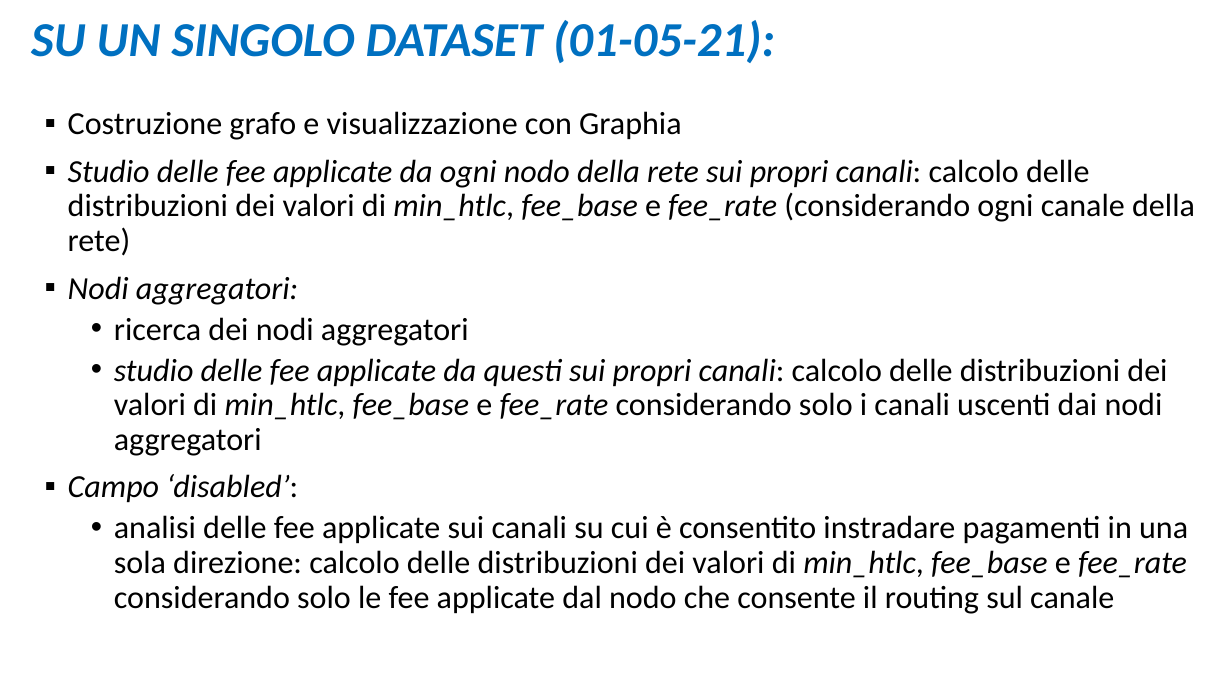
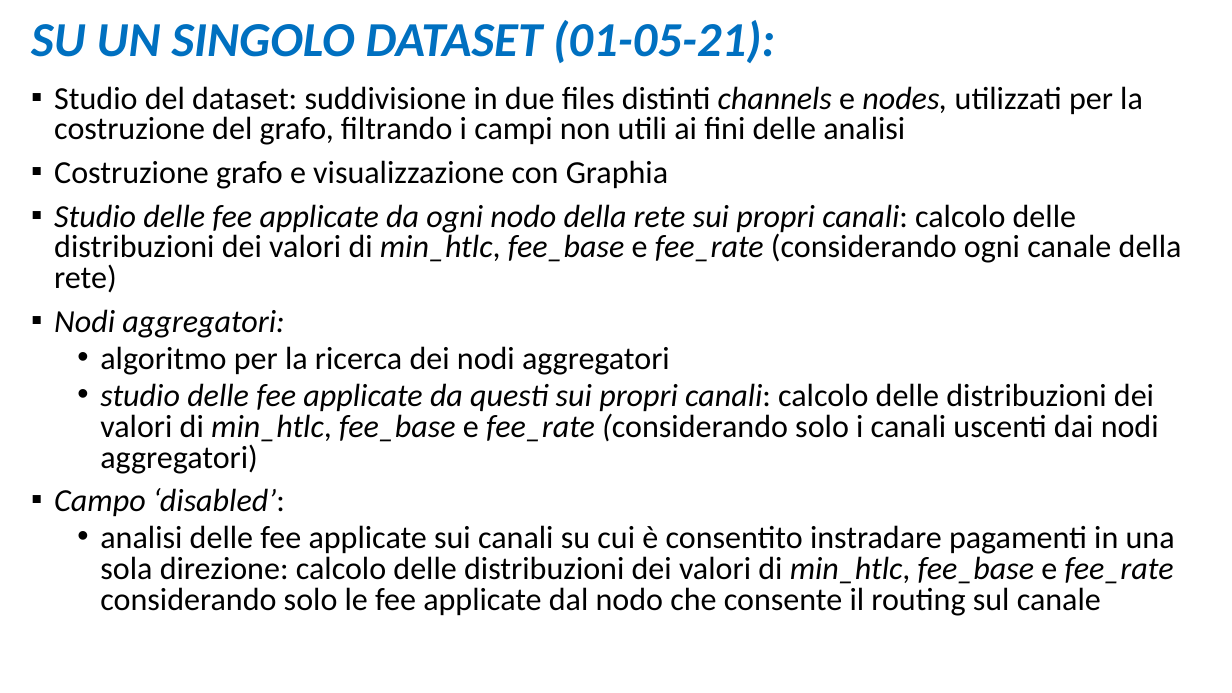
Before and after one commit to robertazucca/Tesi_Roberta, a slide deck: slide 1 of LN.pptx. Drawn at 1232x693 pixels with LibreOffice and Linux fonts; fonts in the diff are those of the drawing. Boxes give left, top, right and bottom in pixels: in the first picture for what was removed or moved away, otherwise in the second. Text is boxed around its words. In the diff, an @@ line names an element or a change of style, - is before the commit and + after.

```diff
--- a/LN.pptx
+++ b/LN.pptx
@@ text "Studio del dataset: suddivisione in ...": place and size @@
-text "Studio del dataset: suddivisione in ..." at [68,111,1195,614]
+text "Studio del dataset: suddivisione in ..." at [54,86,1182,616]
@@ text at [54,86,1143,145]: paragraph added @@
+▪ Studio del dataset: suddivisione in due files distinti channels e nodes, utilizzati per la costruzione del grafo, filtrando i campi non utili ai fini delle analisi
@@ text at [54,160,1182,616]: line spacing 0.9 to 0.8 @@
@@ text at [100,346,1159,474]: text changed @@
-  • ricerca dei nodi aggregatori
-  • studio delle fee applicate da questi sui propri canali: calcolo delle distribuzioni dei valori di min_htlc, fee_base e fee_rate considerando solo i canali uscenti dai nodi aggregatori
+  • algoritmo per la ricerca dei nodi aggregatori
+  • studio delle fee applicate da questi sui propri canali: calcolo delle distribuzioni dei valori di min_htlc, fee_base e fee_rate (considerando solo i canali uscenti dai nodi aggregatori)
```
Also in this commit, not shown: 2 other slides changed, 1 slide removed, 2 other files.
